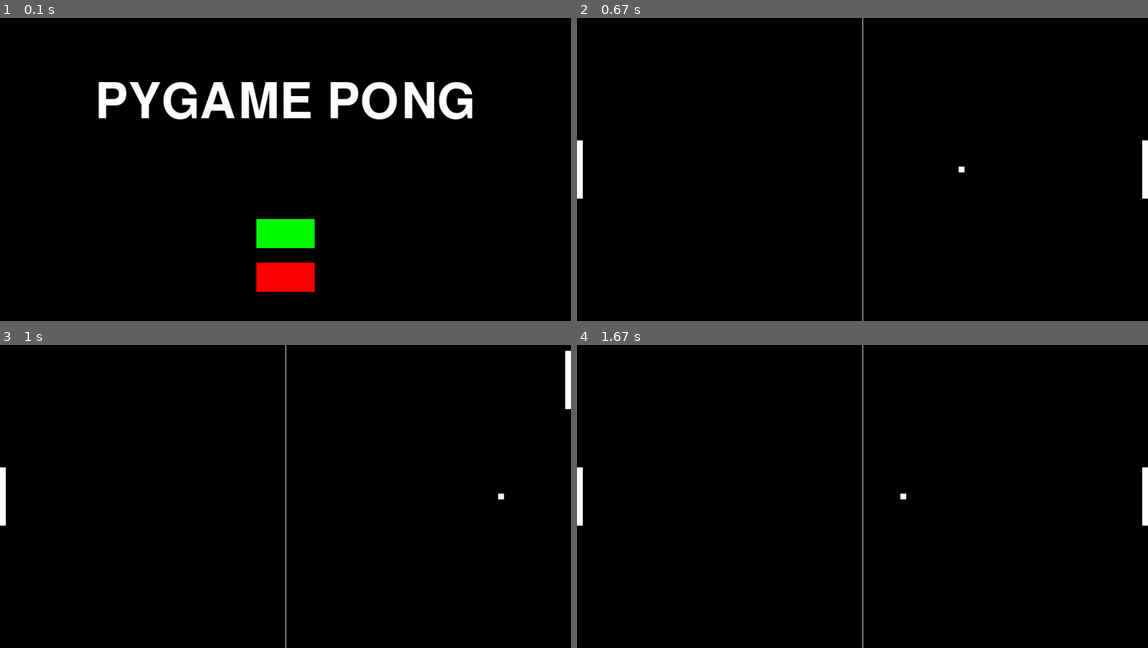
Above: before the commit, frames 1-4 (two rows, left to right).
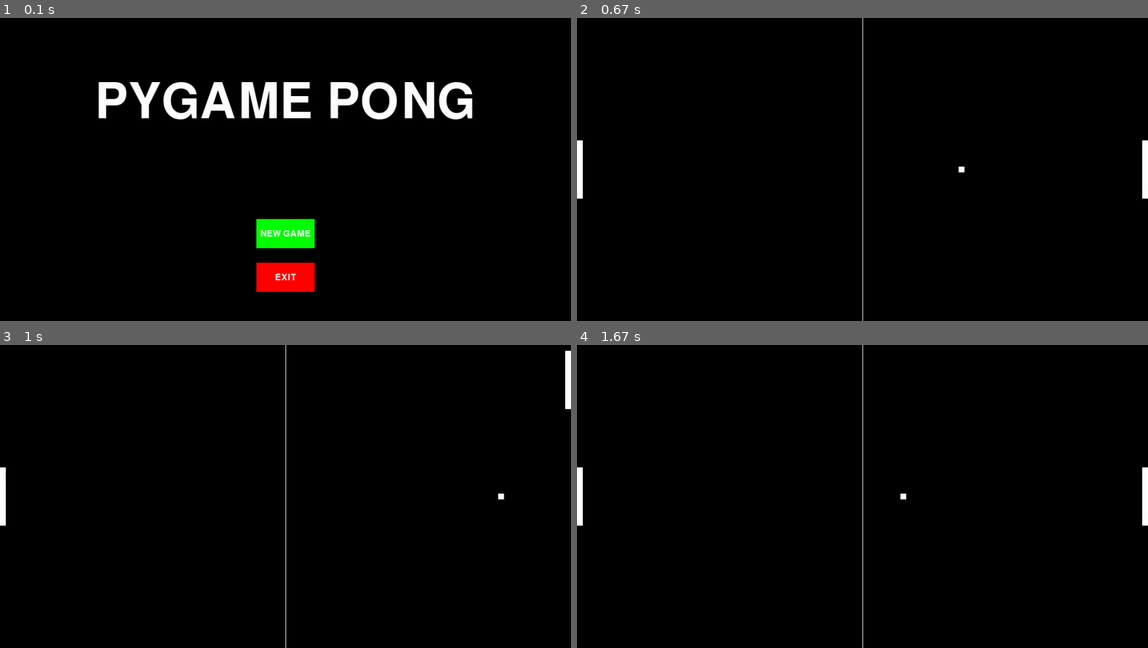
Above: after the commit, the same moments.

Repository: DanielJPiazza/pygame_pong
Game: pygame game, started from pong.py
Two runs of this game, one before a commit and one after it. Both use one fixed random seed, a clock stepped at 60 frames per second and the inputs below.
Inputs (mouse positions are in pixels of both pictures, inside the frame that each line leads up to):
- Up to frame 1 (0.1 s): no input
- Up to frame 2 (0.67 s): click (862, 233) at 0.38 s, where only the run after the commit has a clickable "NEW GAME"
- Up to frame 3 (1 s): hold Up from 0.67 s (still down)
- Up to frame 4 (1.67 s): release Up at 1.13 s; click (862, 560) at 1.55 s, where only the run after the commit has a clickable "NEW GAME"

The runs differ from the first frame. In frame 1, 0.2% of the frame differs, in the area x 45-55%, y 70-87%; in frame 2, nothing differs; in frame 3, nothing differs; in frame 4, nothing differs.

Commit message:
Add initial text for main menu buttons.

Diff:
--- a/pong.py
+++ b/pong.py
@@ -67,8 +67,10 @@
 		self.MENU_GREEN = (0, 255, 0)
 		self.MENU_RED = (255, 0, 0)
 
-		# Create a font for main menu title text.
-		self.TITLE_MENU_FONT = pygame.font.SysFont(None, 124)
+		# Create a f,ain menu fonts.
+		self.TITLE_MENU_FONT = pygame.font.SysFont(pygame.font.get_default_font(), 124)
+		self.BUTTON_MENU_FONT = pygame.font.SysFont(pygame.font.get_default_font(), 22)
+
 
 		# Screen setup.
 		pygame.display.set_caption("Pygame Pong")										# Window caption.
@@ -140,21 +142,33 @@
 			self.screen.fill(self.BLACK)
 
 			# Title text
-			self.TITLE_MENU_TEXT = self.TITLE_MENU_FONT.render("PYGAME PONG", True, self.WHITE)
-			self.screen.blit(self.TITLE_MENU_TEXT, ((self.WIDTH/2) - (self.TITLE_MENU_TEXT.get_rect().width/2), self.HEIGHT * 0.20))
-
-			# Menu buttons
-			green_button = pygame.draw.rect(
+			self.title_menu_text = self.TITLE_MENU_FONT.render("PYGAME PONG", True, self.WHITE)
+			self.screen.blit(
+				self.title_menu_text, (
+					(self.WIDTH/2) - (self.title_menu_text.get_rect().width/2),
+					self.HEIGHT * 0.20
+				)
+			)
+
+			# New Game menu button.
+			self.newgame_button = pygame.draw.rect(
 				self.screen,
 				self.MENU_GREEN, (
-					(self.WIDTH/2)-(self.MENU_BUTTON_WIDTH/2),
+					(self.WIDTH/2) - (self.MENU_BUTTON_WIDTH/2),
 					self.HEIGHT - (self.MENU_BUTTON_WIDTH + (self.MENU_BUTTON_WIDTH * 0.75)),
 					self.MENU_BUTTON_WIDTH,
 					self.MENU_BUTTON_HEIGHT
 				)
 			)
 
-			red_button = pygame.draw.rect(
+			# New Game menu button text.
+			self.newgame_button_text = self.BUTTON_MENU_FONT.render("NEW GAME", True, self.WHITE)
+			self.newgame_button_text_rect = self.newgame_button_text.get_rect()
+			self.newgame_button_text_rect.center = self.newgame_button.center
+			self.screen.blit(self.newgame_button_text, self.newgame_button_text_rect)
+
+			# Exit menu button.
+			self.exit_button = pygame.draw.rect(
 				self.screen,
 				self.MENU_RED, (
 					(self.WIDTH/2) - (self.MENU_BUTTON_WIDTH/2),
@@ -164,6 +178,12 @@
 				)
 			)
 
+			# Exit menu button text.
+			self.exit_button_text = self.BUTTON_MENU_FONT.render("EXIT", True, self.WHITE)
+			self.exit_button_text_rect = self.exit_button_text.get_rect()
+			self.exit_button_text_rect.center = self.exit_button.center
+			self.screen.blit(self.exit_button_text, self.exit_button_text_rect)
+
 			# Check for mouse clicks on menu and OS close window buttons.
 			for event in pygame.event.get():
 				if event.type == pygame.QUIT:
@@ -174,11 +194,11 @@
 					# Set the x, y postions of the mouse click.
 					x, y = event.pos
 					# START GAME
-					if green_button.collidepoint(x, y):
+					if self.newgame_button.collidepoint(x, y):
 						self.reset_game()
 						self.game_loop()
 					# EXIT GAME
-					if red_button.collidepoint(x, y):
+					if self.exit_button.collidepoint(x, y):
 						pygame.quit()
 						exit(0)
 
